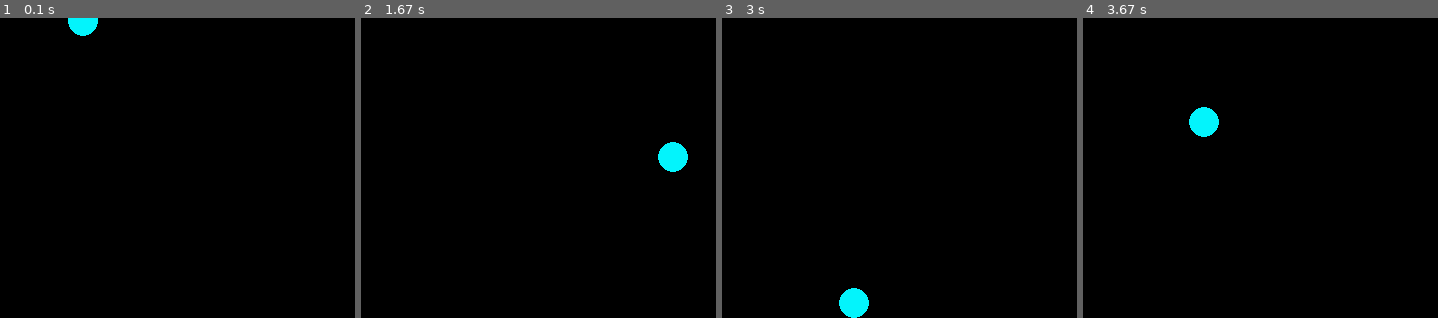
Above: before the commit, frames 1-4 (left to right).
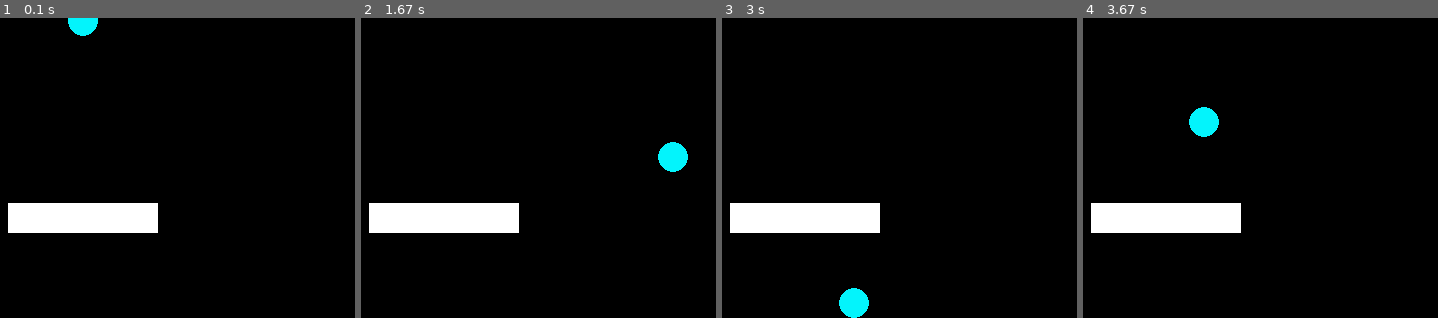
Above: after the commit, the same moments.

Repository: kamilxkruk/PyGamePlatformer
Game: pygame game, started from main.py
The game is run twice, just before and just after one commit, with the same random seed, the same clock (stepped at 60 frames per second) and the same inputs.
Inputs:
- Up to frame 1 (0.1 s): no input
- Up to frame 2 (1.67 s): hold D 0.33-0.8 s; hold W 0.83-1.13 s; hold D 1.17-1.63 s
- Up to frame 3 (3 s): hold A 1.67-2.2 s; hold S 2.23-2.53 s; hold A 2.57-2.97 s
- Up to frame 4 (3.67 s): hold W 3-3.37 s; hold D from 3.4 s (still down)
The pictures show only the part of the screen within x 45-95%, y 50-100%; the shares and areas given below are measured in that part.

The runs differ from the first frame. In frame 1, 4.2% of the frame differs, in the area x 2-45%, y 61-72%; in frame 2, 4.2%; in frame 3, 4.2%; in frame 4, 4.2%.

Commit message:
Add collision check

Diff:
--- a/player.py
+++ b/player.py
@@ -22,6 +22,17 @@
 
         self.playerSpriteGroup = pygame.sprite.Group()
         self.playerSpriteGroup.add(self.playerSprite)
+
+        self.platformSpriteGroup = pygame.sprite.Group()
+        self.platformSprite1 = pygame.sprite.Sprite()
+        self.platformSprite1.image = pygame.Surface((150,30))
+        self.platformSprite1.image.fill(WHITE)
+        self.platformSprite1.rect = self.platformSprite1.image.get_rect()
+        self.platformSprite1.rect.center = (self.centerOfScreen[0],self.centerOfScreen[1]+200)
+        self.platformSpriteGroup.add(self.platformSprite1)
+
+
+
 
         self.myFont = pygame.font.SysFont("Times New Roman", 18)
         self.infoLabel = self.myFont.render('Test',1,WHITE)
@@ -67,7 +78,7 @@
             if self.velocity_X > 0 or (self.velocity_X < 0 and  self.rectangle.left + self.velocity_X > 0):
                 self.rectangle.x += self.velocity_X
                 if self.velocity_X > 0 and self.rectangle.left > SCREEN_WIDTH:
-                    self.rectangle.left = 0
+                    self.rectangle.right = 0
 
         if abs(self.velocity_Y) > 0.5:
             if self.velocity_Y > 0:
@@ -79,13 +90,23 @@
 
         self.velocityLabel = self.myFont.render('V: '+str(self.velocity_X),1,WHITE)
 
+    def detectCollision(self):
+        playerPos = self.playerSprite.rect
+        collision = self.platformSprite1.rect.colliderect(playerPos)
+        if collision:
+            self.platformSprite1.image.fill(RED)
+        else:
+            self.platformSprite1.image.fill(WHITE)
+
 
     def display(self, display: pygame.Surface):
         display.blit(self.infoLabel,self.infoLabelRect)
         display.blit(self.velocityLabel,self.velocityLabelRect)
 
+        self.platformSpriteGroup.update()
+        self.platformSpriteGroup.draw(display)
+
         self.playerSpriteGroup.update()
         self.playerSpriteGroup.draw(display)
 
-        # pygame.draw.circle(display,LIGHT_BLUE,self.rectangle.center,BOX_SIZE/2)
-        # pygame.draw.rect(display,WHITE,self.rectangle)
+        self.detectCollision()
--- a/settings.py
+++ b/settings.py
@@ -11,4 +11,5 @@
 WHITE = (255,255,255)
 BLACK = (0,0,0)
 GREEN = (0,255,0)
+RED = (255,0,0)
 LIGHT_BLUE = (3,244,252)
